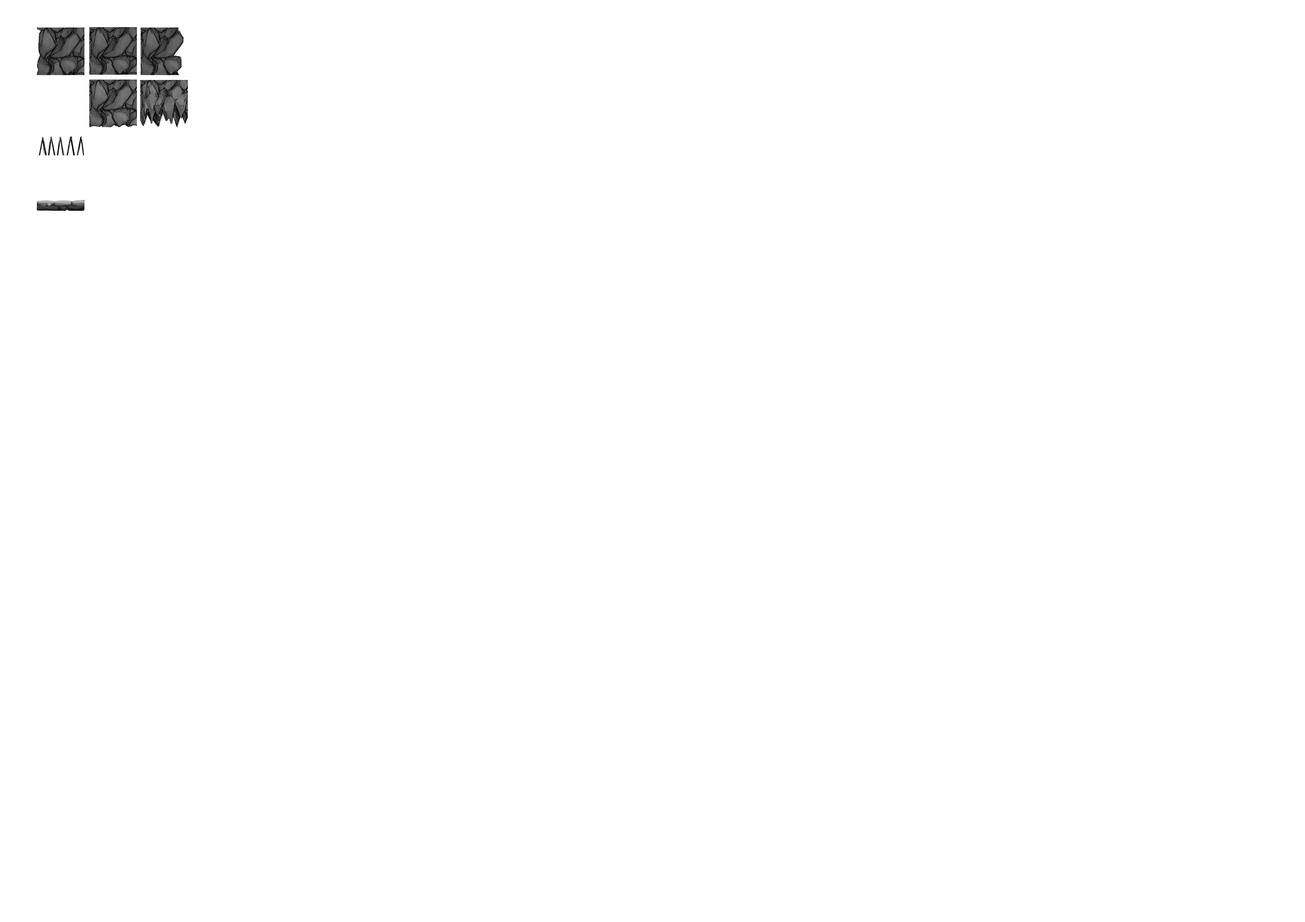
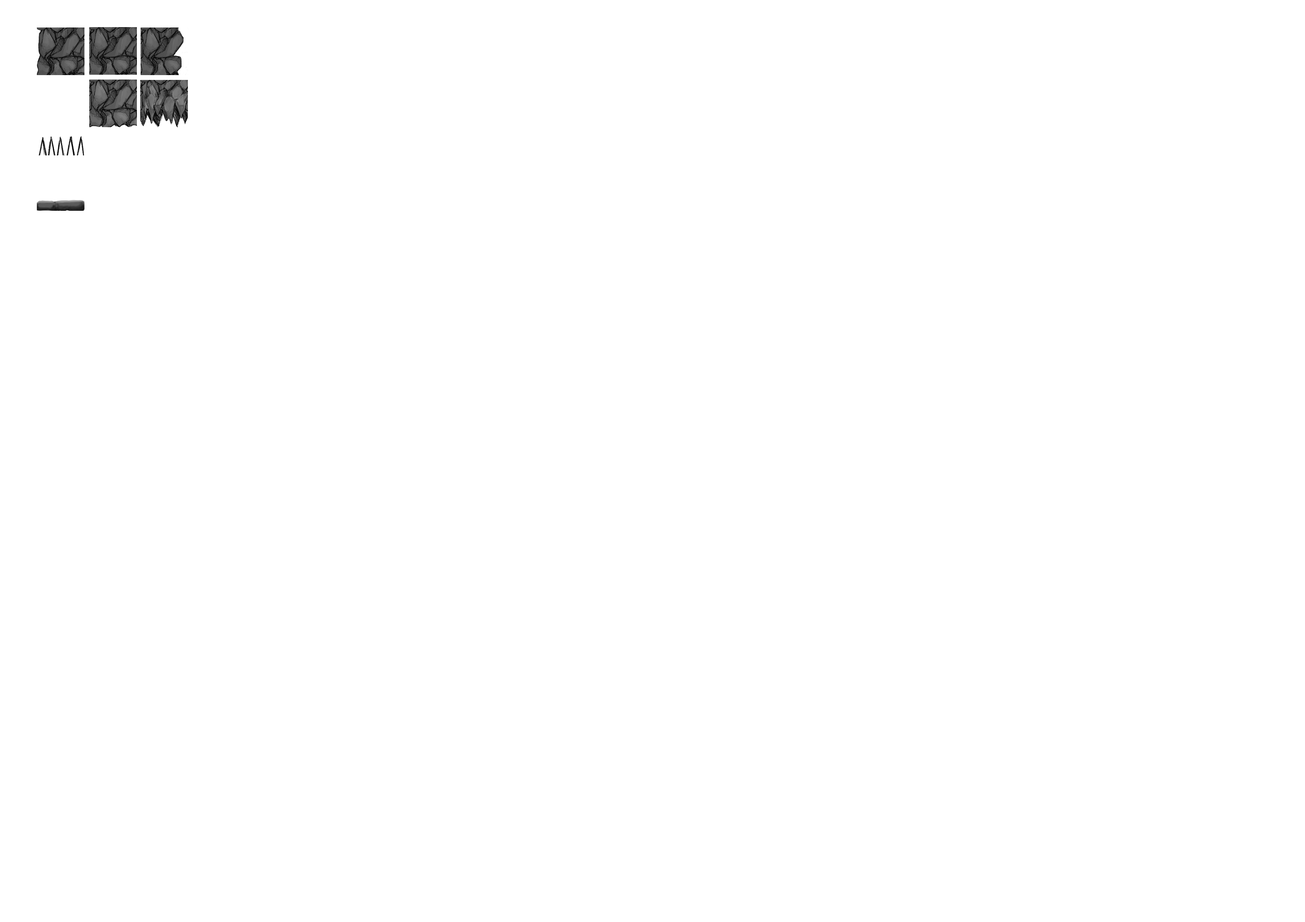
Layers edited between the first and the second 1305x922 image:
painted on "tile baldosa base 1" over <box>36,199,85,211</box>
